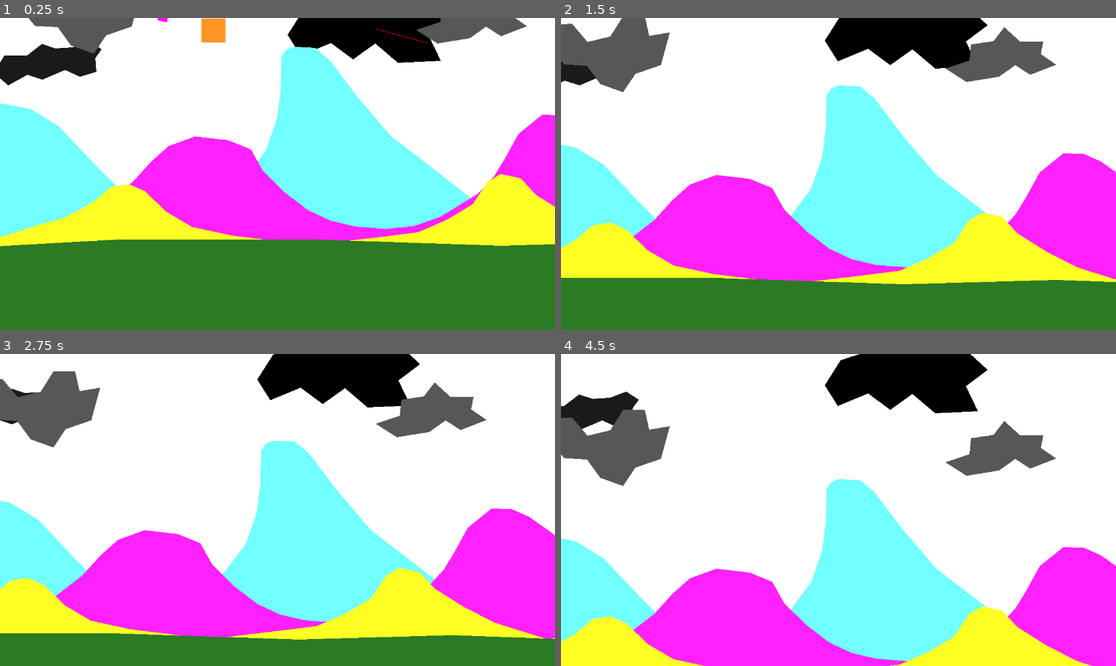
Above: before the commit, frames 1-4 (two rows, left to right).
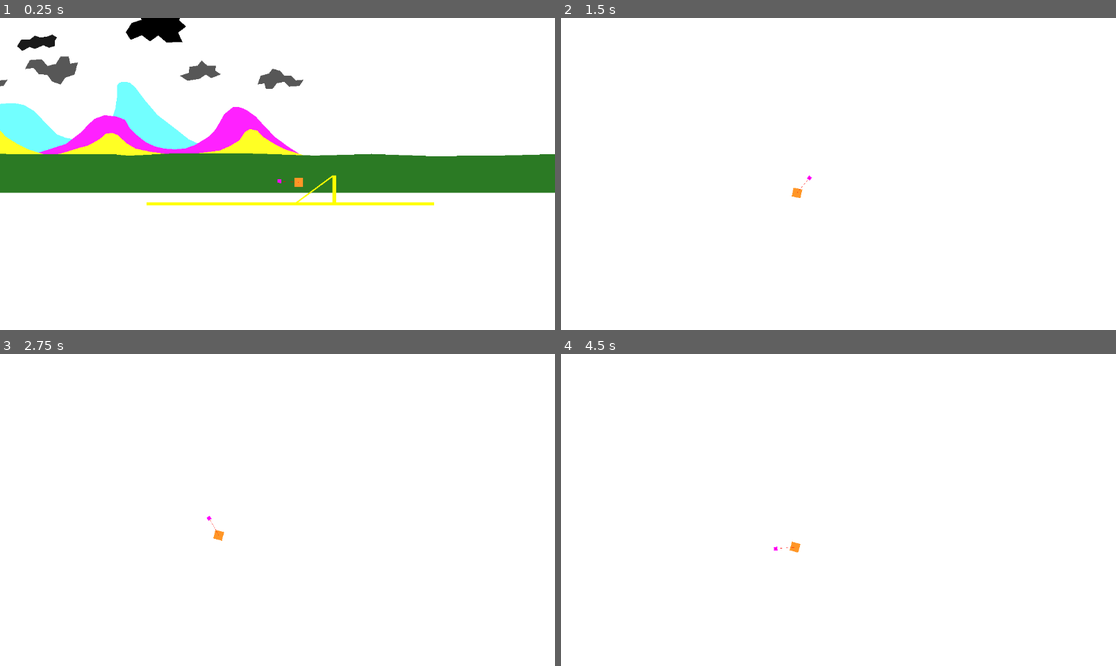
Above: after the commit, the same moments.

Repository: LoadShedding-Creator/Misinput
Game: Godot game, scene res://Main.tscn
Same seed, same stepped clock (60 frames per second), same inputs: the game is played once before the commit and once after it.
Inputs (mouse positions are in pixels of both pictures, inside the frame that each line leads up to):
- Up to frame 1 (0.25 s): no input
- Up to frame 2 (1.5 s): tap Enter (ui_accept) at 0.5, 0.77 s; move the mouse to (960, 158) at 0.52 s; hold Right (ui_right) 0.53-1.28 s; move the mouse to (727, 189) at 1.27 s; hold Left (ui_left) from 1.28 s (still down)
- Up to frame 3 (2.75 s): tap Enter (ui_accept) at 1.52 s; move the mouse to (333, 441) at 2.02 s; release Left (ui_left) at 2.03 s; hold Right (ui_right) from 2.03 s (still down)
- Up to frame 4 (4.5 s): move the mouse to (810, 572) at 2.77 s; tap Enter (ui_accept) at 3.02, 3.77 s; move the mouse to (1005, 556) at 3.52 s; release Right (ui_right) at 3.53 s; hold Left (ui_left) from 3.53 s (still down); move the mouse to (672, 463) at 4.27 s

The runs differ from the first frame. In frame 1, 75% of the frame differs, in the area x 0-100%, y 0-100%; in frame 2, 60%; in frame 3, 53%; in frame 4, 43%.

Commit message:
help my ek kry nie die speler reg nie
net aan die player gewerk en probeer debug

Diff:
--- a/Main.tscn
+++ b/Main.tscn
@@ -1,16 +1,20 @@
-[gd_scene load_steps=4 format=3 uid="uid://ce4s6r5i0o1yt"]
+[gd_scene load_steps=5 format=3 uid="uid://ce4s6r5i0o1yt"]
 
 [ext_resource type="PackedScene" uid="uid://dbxckrfghx2ct" path="res://World.tscn" id="1_0e3td"]
+[ext_resource type="Script" path="res://main.gd" id="1_se8xo"]
 [ext_resource type="Script" path="res://camera_2d.gd" id="2_xvqob"]
 [ext_resource type="PackedScene" uid="uid://b871o6f6f4to8" path="res://Player.tscn" id="3_c2dpt"]
 
 [node name="Main" type="Node2D"]
 position = Vector2(576, 324)
+script = ExtResource("1_se8xo")
 
 [node name="World" parent="." instance=ExtResource("1_0e3td")]
 
-[node name="Camera2D" type="Camera2D" parent="."]
+[node name="Player" parent="." instance=ExtResource("3_c2dpt")]
+position = Vector2(375, 271)
+
+[node name="Camera2D2" type="Camera2D" parent="Player"]
+position = Vector2(-119, -47)
+zoom = Vector2(0.37, 0.37)
 script = ExtResource("2_xvqob")
-
-[node name="Player" parent="." instance=ExtResource("3_c2dpt")]
-position = Vector2(-130, -326)
--- a/Player.tscn
+++ b/Player.tscn
@@ -7,10 +7,11 @@
 [sub_resource type="RectangleShape2D" id="RectangleShape2D_xvro7"]
 size = Vector2(50, 50)
 
-[sub_resource type="RectangleShape2D" id="RectangleShape2D_w7hpl"]
+[sub_resource type="RectangleShape2D" id="RectangleShape2D_n1tku"]
 
 [node name="Player" type="RigidBody2D"]
 position = Vector2(590, 230)
+collision_mask = 4
 script = ExtResource("1_3yvm4")
 
 [node name="Face" type="Node2D" parent="."]
@@ -23,24 +24,29 @@
 visible = false
 shape = SubResource("RectangleShape2D_xvro7")
 
-[node name="Camera2D" type="Camera2D" parent="."]
-zoom = Vector2(2, 2)
-
-[node name="Hammer" type="RigidBody2D" parent="."]
+[node name="Hammer2" type="RigidBody2D" parent="."]
 position = Vector2(-108, -5)
+collision_layer = 2
+collision_mask = 4
+mass = 10.0
 script = ExtResource("2_phypj")
 
-[node name="CollisionShape2D" type="CollisionShape2D" parent="Hammer"]
-shape = SubResource("RectangleShape2D_w7hpl")
+[node name="CollisionShape2D" type="CollisionShape2D" parent="Hammer2"]
+shape = SubResource("RectangleShape2D_n1tku")
 
-[node name="Polygon2D" type="Polygon2D" parent="Hammer"]
+[node name="Polygon2D" type="Polygon2D" parent="Hammer2"]
 position = Vector2(1, 0)
 color = Color(1, 0, 1, 1)
 offset = Vector2(-0.5, -0.5)
 polygon = PackedVector2Array(-10.5, -9.5, 9.5, -9.5, 9.5, 10.5, -10.5, 10.5)
 
-[node name="Line2D" type="Line2D" parent="."]
-points = PackedVector2Array(64.1, 0, 0, 0)
+[node name="PinJoint2D2" type="PinJoint2D" parent="."]
+node_a = NodePath("..")
+node_b = NodePath("../Hammer2")
+bias = 0.9
+
+[node name="Line2D2" type="Line2D" parent="."]
+points = PackedVector2Array(185, 1, -22, 81)
 width = 1.0
 default_color = Color(1, 0, 0, 1)
 begin_cap_mode = 2
@@ -48,9 +54,4 @@
 antialiased = true
 script = ExtResource("2_kctox")
 node_a_path = NodePath("..")
-node_b_path = NodePath("../Hammer")
-
-[node name="PinJoint2D" type="PinJoint2D" parent="."]
-node_a = NodePath("..")
-node_b = NodePath("../Hammer")
-bias = 0.9
+node_b_path = NodePath("../Hammer2")
--- a/World.tscn
+++ b/World.tscn
@@ -7,20 +7,19 @@
 [sub_resource type="RectangleShape2D" id="RectangleShape2D_vm3fk"]
 size = Vector2(1913, 162)
 
+[sub_resource type="RectangleShape2D" id="RectangleShape2D_75g0x"]
+
 [node name="World" type="Node2D"]
 
 [node name="Platform" parent="." instance=ExtResource("4_cimb8")]
-visible = false
 position = Vector2(574, 344)
 scale = Vector2(1.15171, 8.35601)
 
 [node name="Platform2" parent="." instance=ExtResource("4_cimb8")]
-visible = false
 position = Vector2(326, 419)
 scale = Vector2(80.6727, 0.826796)
 
 [node name="Platform3" parent="." instance=ExtResource("4_cimb8")]
-visible = false
 position = Vector2(456, 344)
 rotation = -0.633929
 scale = Vector2(13.5189, -0.384159)
@@ -43,12 +42,15 @@
 motion_mirroring = Vector2(3245.95, 0)
 
 [node name="StaticBody2D" type="StaticBody2D" parent="WorldEnvironment/ParallaxBackground/ParallaxGround"]
+collision_layer = 4
+collision_mask = 3
 
 [node name="Polygon2D" type="Polygon2D" parent="WorldEnvironment/ParallaxBackground/ParallaxGround/StaticBody2D"]
 color = Color(0.171045, 0.480773, 0.144513, 1)
 polygon = PackedVector2Array(148, 460, 399, 446, 805, 446, 1192, 459, 1510, 450, 1846, 462, 2231, 459, 2588, 449, 2927, 452, 3304, 452, 3300, 667, -18, 667, -19, 452, 65, 451)
 
 [node name="CollisionShape2D" type="CollisionShape2D" parent="WorldEnvironment/ParallaxBackground/ParallaxGround/StaticBody2D"]
+visible = false
 position = Vector2(937.5, 589)
 shape = SubResource("RectangleShape2D_vm3fk")
 
@@ -125,3 +127,41 @@
 scale = Vector2(1.15459, 1.41181)
 color = Color(0.344076, 0.344076, 0.344076, 1)
 polygon = PackedVector2Array(405, 92, 427, 65, 468, 77, 492, 104, 533, 106, 558, 131, 600, 127, 577, 162, 519, 166, 491, 139, 450, 147, 427, 177, 388, 177, 380, 148, 343, 153, 359, 105)
+
+[node name="StaticBody2D" type="StaticBody2D" parent="."]
+position = Vector2(498, 56)
+scale = Vector2(76.416, 0.669163)
+collision_layer = 4
+collision_mask = 3
+
+[node name="CollisionShape2D" type="CollisionShape2D" parent="StaticBody2D"]
+shape = SubResource("RectangleShape2D_75g0x")
+
+[node name="StaticBody2D4" type="StaticBody2D" parent="."]
+position = Vector2(482, 419)
+scale = Vector2(76.416, 0.669163)
+collision_layer = 4
+collision_mask = 3
+
+[node name="CollisionShape2D" type="CollisionShape2D" parent="StaticBody2D4"]
+shape = SubResource("RectangleShape2D_75g0x")
+
+[node name="StaticBody2D2" type="StaticBody2D" parent="."]
+position = Vector2(971, 287)
+rotation = -1.59321
+scale = Vector2(76.416, 0.669163)
+collision_layer = 4
+collision_mask = 3
+
+[node name="CollisionShape2D" type="CollisionShape2D" parent="StaticBody2D2"]
+shape = SubResource("RectangleShape2D_75g0x")
+
+[node name="StaticBody2D3" type="StaticBody2D" parent="."]
+position = Vector2(-22, 264)
+rotation = -1.59321
+scale = Vector2(76.416, 0.669163)
+collision_layer = 4
+collision_mask = 3
+
+[node name="CollisionShape2D" type="CollisionShape2D" parent="StaticBody2D3"]
+shape = SubResource("RectangleShape2D_75g0x")
--- /dev/null
+++ b/debug.gd
@@ -0,0 +1,18 @@
+extends Node2D
+
+@export var center_position_path: NodePath  # Reference to the player or center point
+@export var max_distance = 200.0  # Max distance for the hammer
+var center_node: Node2D
+
+func _ready():
+	# Get the center node (e.g., the player or character)
+	center_node = get_node(center_position_path) as Node2D
+
+func _process(delta):
+	# Refresh the drawing every frame
+	update()
+
+func _draw():
+	if center_node:
+	# Draw the debug circle at the center's position
+		draw_circle(center_node.global_position, max_distance, Color(1, 0, 0, 0.3))
--- a/hammer.gd
+++ b/hammer.gd
@@ -1,6 +1,6 @@
 extends RigidBody2D
 
-@export var max_distance = 200.0  # Maximum distance from the center
+@export var max_distance = 50.0  # Maximum distance from the center
 @export var center_position: NodePath  # Reference to the center node (e.g., the character)
 
 var center_node: RigidBody2D
@@ -10,16 +10,4 @@
 	center_node = get_parent() as RigidBody2D
 
 func _integrate_forces(state):
-# Calculate distance and direction from the center
-	var center_global_position = center_node.global_position
-	var direction = global_position - center_global_position
-
-	if direction.length() > max_distance:
-# Clamp the position to the maximum distance
-		var clamped_position = center_global_position + direction.normalized() * max_distance
-
-# Correct the body's position using physics-safe methods
-		state.transform.origin = clamped_position
-
-# Stop any outward movement
-	linear_velocity = Vector2.ZERO
+	apply_central_force((get_global_mouse_position() - global_position ) * 20)
--- a/line.gd
+++ b/line.gd
@@ -4,17 +4,18 @@
 @export var node_a_path: NodePath
 @export var node_b_path: NodePath
 
-var node_a: Node2D
-var node_b: Node2D
+var node_a: RigidBody2D
+var node_b: RigidBody2D
 
 func _ready():
-	node_a = get_node(node_a_path) as Node2D
-	node_b = get_node(node_b_path) as Node2D
+	node_a = get_node(node_a_path)
+	node_b = get_node(node_b_path)
 
 func _process(delta):
 	# Get global positions of the nodes
 	var point_a = node_a.global_position
 	var point_b = node_b.global_position
-
+	global_rotation = 0
+	global_position =  global_position * delta
 	# Update the line's points
 	points = [point_a, point_b ]
--- /dev/null
+++ b/main.gd
@@ -0,0 +1,11 @@
+extends Node2D
+
+
+# Called when the node enters the scene tree for the first time.
+func _ready() -> void:
+	pass # Replace with function body.
+
+
+# Called every frame. 'delta' is the elapsed time since the previous frame.
+func _process(delta: float) -> void:
+	print(get_node("World").get_node("StaticBody2D").global_rotation)
--- a/project.godot
+++ b/project.godot
@@ -38,6 +38,12 @@
 ]
 }
 
+[layer_names]
+
+2d_physics/layer_1="Player"
+2d_physics/layer_2="Hammer"
+2d_physics/layer_3="World"
+
 [rendering]
 
 environment/volumetric_fog/volume_size=256
Not shown: 1 places in World.tscn that only renumber resources
